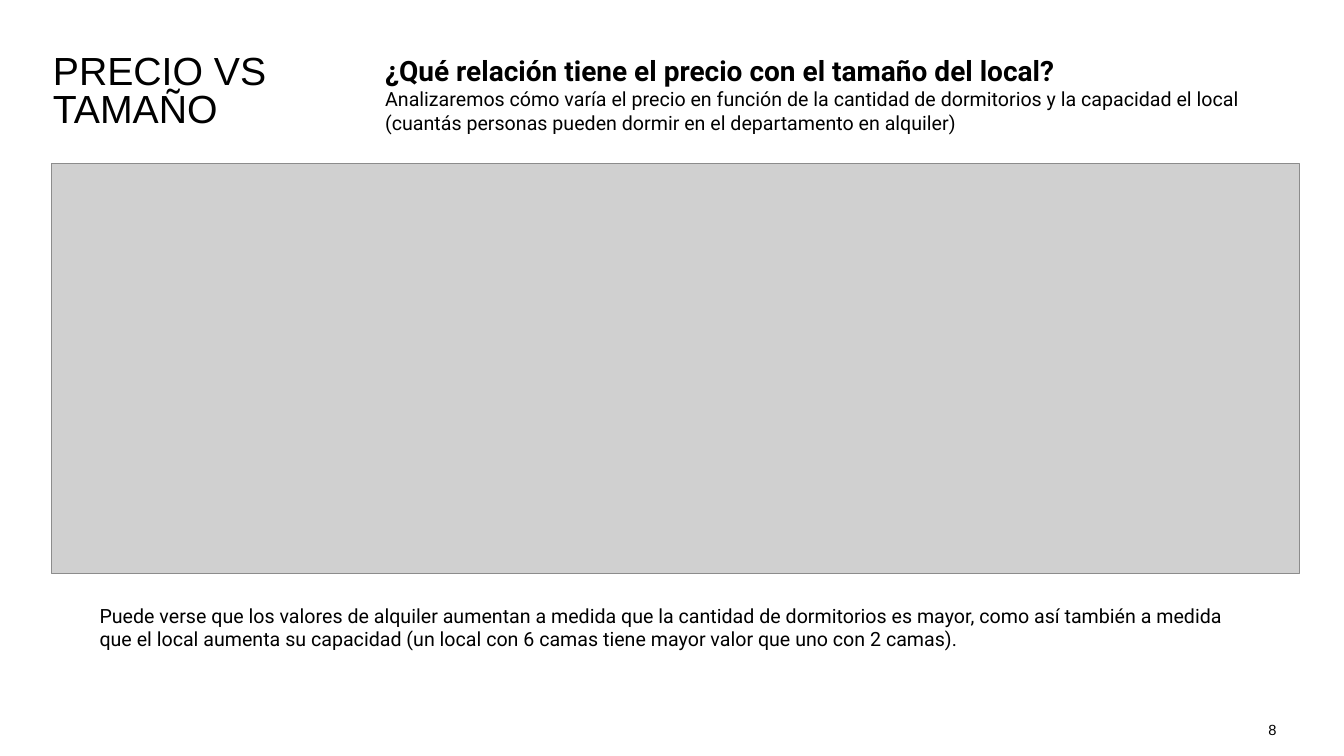
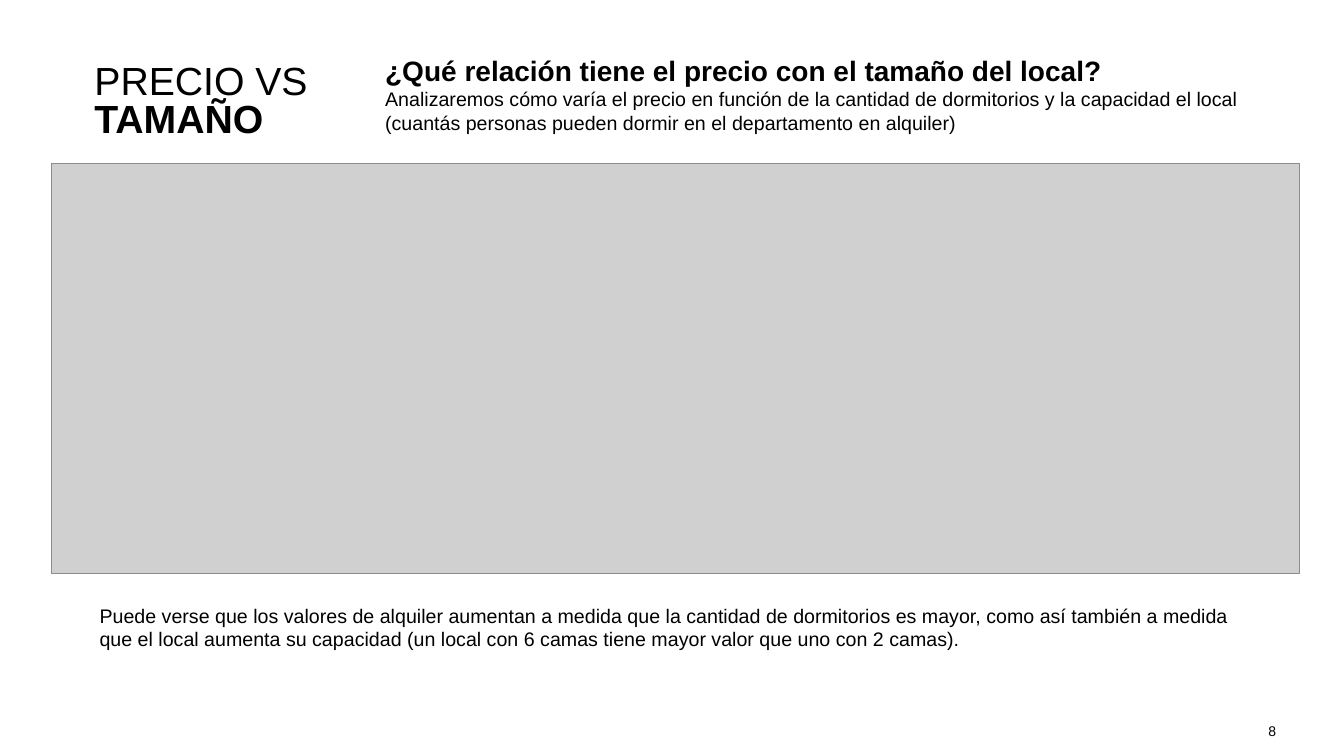
Before and after one commit to tekluis/CoderHouse, a slide deck: slide 8 of 11-PRESENTACION_TEK.pptx. Drawn at 1344x756 pixels with LibreOffice and Linux fonts; fonts in the diff are those of the drawing; grey boxes stand for pictures. Boxes give left, top, right and bottom in pixels: in the first picture for what was removed or moved away, otherwise in the second. Text is boxed around its words. In the diff, an @@ line names an element or a change of style, - is before the commit and + after.

```diff
--- a/11-PRESENTACION_TEK.pptx
+++ b/11-PRESENTACION_TEK.pptx
@@ text "¿Qué relación tiene el precio ..." at [385,60,1237,134]: font Roboto to Arial @@
@@ text "PRECIO VS TAMAÑO": place and size @@
-text "PRECIO VS TAMAÑO" at [53,57,266,124]
+text "PRECIO VS TAMAÑO" at [94,67,307,134]
@@ text "PRECIO VS TAMAÑO" at [94,67,307,134]: bold on in "TAMAÑO" @@
@@ text "Puede verse que los valores ..." at [100,608,1227,650]: font Roboto to Arial @@
@@ page number at [1268,726,1276,736]: size 10.5 to 10 pt; vertical alignment middle to top @@
```
Also in this commit, not shown: 11 other slides changed, 1 slide added, 1 slide removed, 4 other files.
